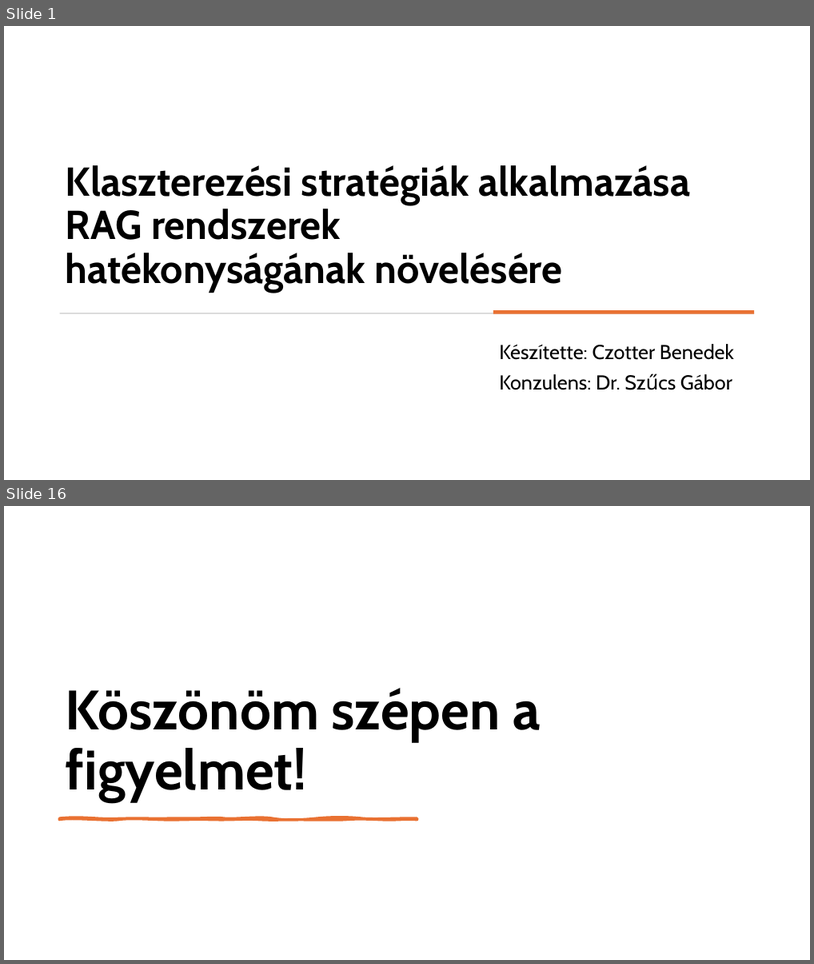
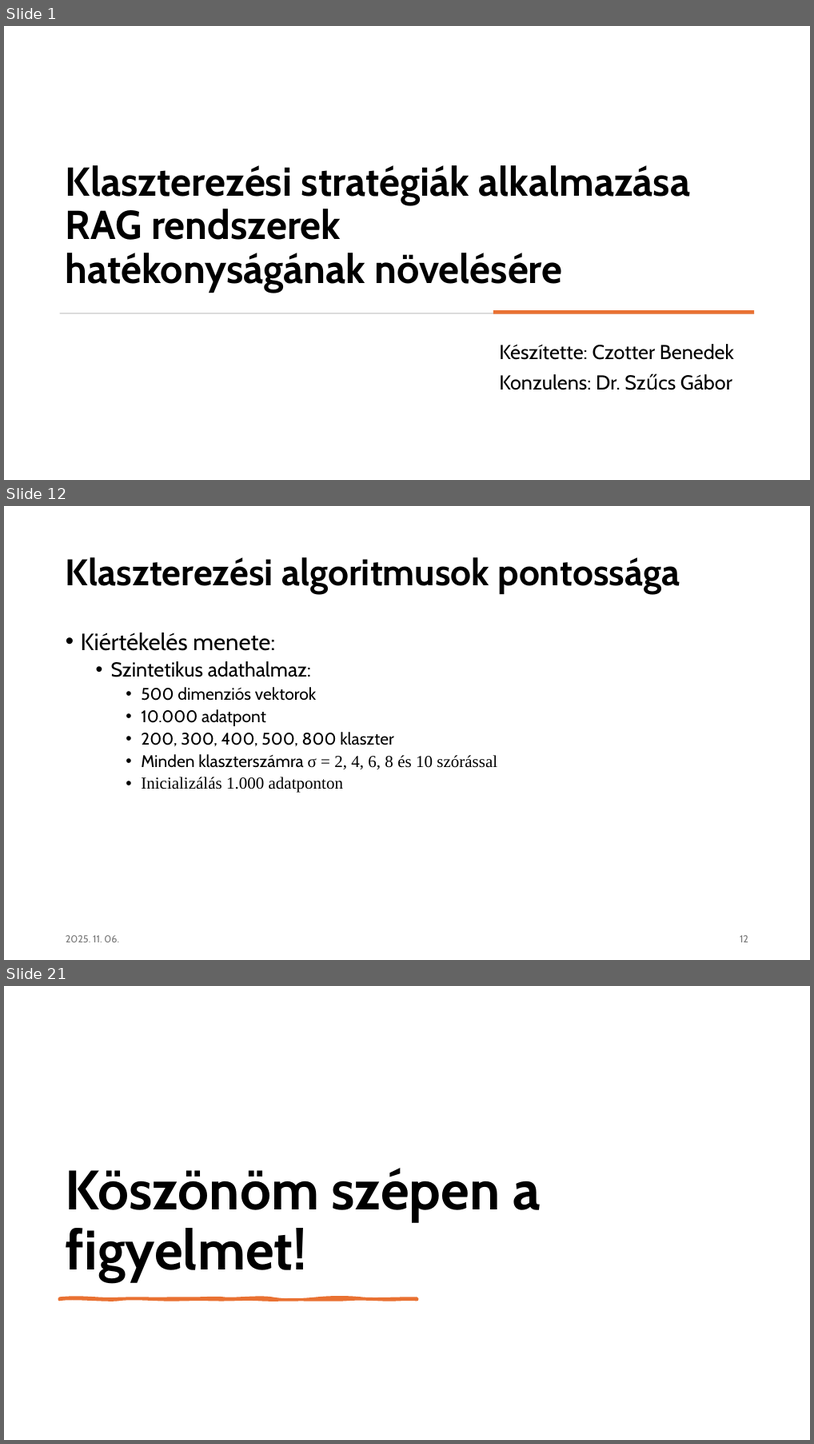
Before and after one commit to czotterbenedek/rag-onlineclustering-optimization, a slide deck: tdk/tdk_v1.pptx. Shown one above the other, each under a label of ours: slides 1 and 16 before the commit, slides 1, 12 and 21 after it; the slides between them are not shown. The pictures are 814x964 and 814x1444 pixels, drawn with LibreOffice and Linux fonts; fonts in the diff are those of the drawing. Boxes give left, top, right and bottom in pixels: in the first picture for what was removed or moved away, otherwise in the second. Text is boxed around its words. In the diff, an @@ line names an element or a change of style, - is before the commit and + after.

```diff
--- a/tdk/tdk_v1.pptx
+++ b/tdk/tdk_v1.pptx
@@ slide 12 added at [4,506,810,960], background #FFFFFF @@
@@ title added at [66,557,681,594], 44 pt, text #000000, bold @@
+Klaszterezési algoritmusok pontossága
@@ text added at [81,632,498,792], 20 pt, text #000000 @@
+• Kiértékelés menete:
+  • Szintetikus adathalmaz:
+    • 500 dimenziós vektorok
+    • 10.000 adatpont
+    • 200, 300, 400, 500, 800 klaszter
+    • Minden klaszterszámra σ = 2, 4, 6, 8 és 10 szórással
+    • Inicializálás 1.000 adatponton
@@ text added at [66,935,119,942], 12 pt, text #797979 @@
+2025. 11. 06.
@@ page number added at [740,935,749,942], 12 pt, text #797979 @@
+12
@@ what was slide 16 is now slide 21 @@
```
Also in this commit, not shown: 15 slides changed, 4 other slides added, 2 other files.
